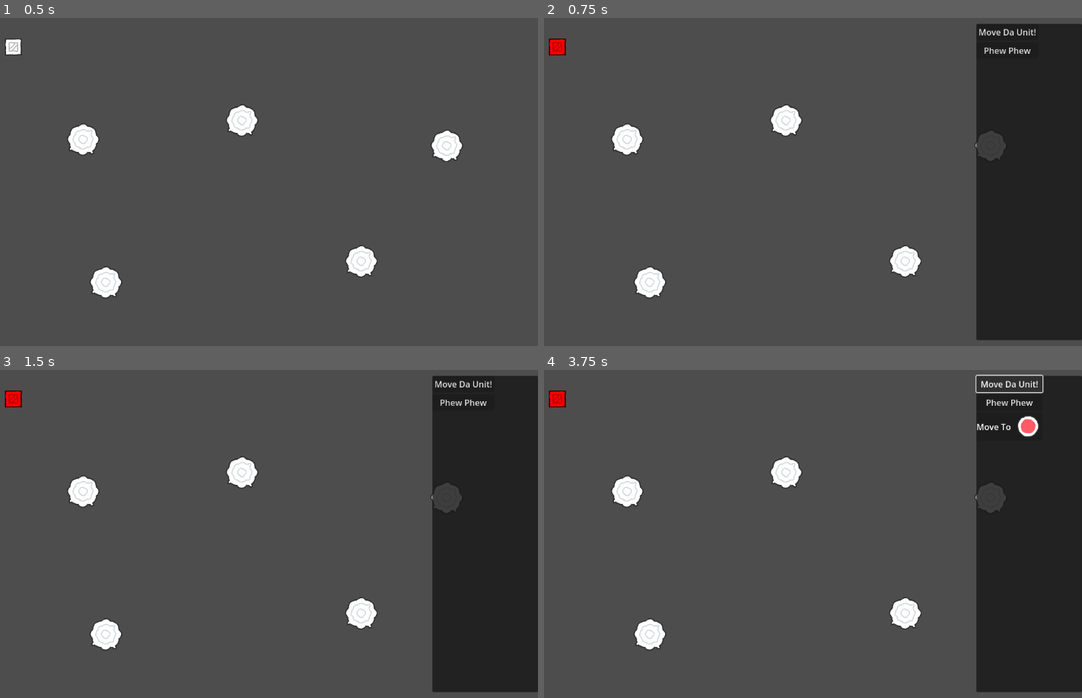
Above: before the commit, frames 1-4 (two rows, left to right).
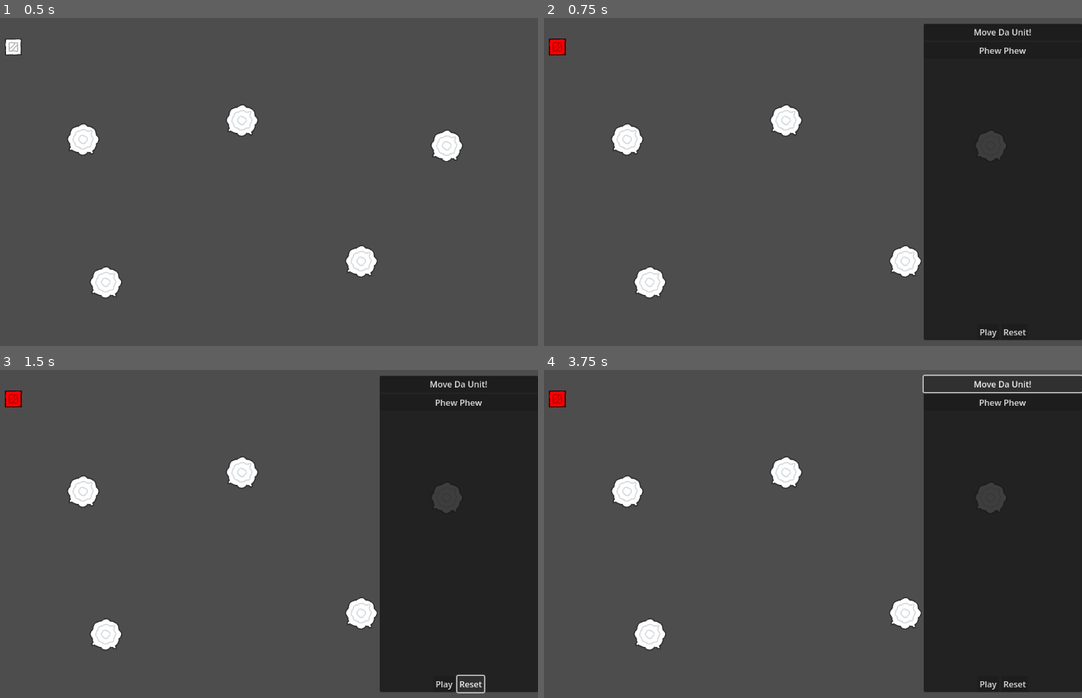
Above: after the commit, the same moments.

Repository: tefla/SpecialCirumstances
Game: Godot game, scene res://Game.tscn
Two runs of this game, one before a commit and one after it. Both use one fixed random seed, a clock stepped at 60 frames per second and the inputs below. Before the commit the project starts from res://Main.tscn.
Inputs (mouse positions are in pixels of both pictures, inside the frame that each line leads up to):
- Up to frame 1 (0.5 s): no input
- Up to frame 2 (0.75 s): tap Enter at 0.5 s; move the mouse to (554, 47) at 0.52 s; right-click (554, 47) at 0.6 s
- Up to frame 3 (1.5 s): click (468, 684) at 1.25 s, where only the run after the commit has a clickable "Reset"
- Up to frame 4 (3.75 s): click (990, 684) at 2 s, where only the run after the commit has a clickable "Play"; click (990, 684) at 2.75 s, where only the run after the commit has a clickable "Play"; click "Move Da Unit!" at 3.5 s

Frame 1 is identical in both runs. In frame 2, 9.7% of the frame differs, in the area x 70-92%, y 1-99%; in frame 3, 9.8%; in frame 4, 10%, in the area x 70-100%, y 1-99%.
Error after the commit: Invalid assignment of property or key 'instance_ui' with value of type 'PanelContainer (move_action.gd)' on a base object of type 'Resource (MoveActionScript)'…

Commit message:
Init Commit

Diff:
--- /dev/null
+++ b/Assets/Play.tscn
@@ -0,0 +1,7 @@
+[gd_scene load_steps=2 format=3 uid="uid://ys8xq6hqw5bt"]
+
+[ext_resource type="Texture2D" uid="uid://lcu18gc8jo87" path="res://Assets/play.png" id="1_6fufy"]
+
+[node name="Play" type="Sprite2D"]
+scale = Vector2(0.168, 0.17)
+texture = ExtResource("1_6fufy")
--- /dev/null
+++ b/Game.gd
@@ -0,0 +1,5 @@
+extends Node2D
+
+func _ready() -> void:
+	#$Player.set_movement_target(Vector2(100, 100))
+	pass
--- /dev/null
+++ b/Game.tscn
@@ -0,0 +1,32 @@
+[gd_scene load_steps=7 format=3 uid="uid://eyjao2ky0fku"]
+
+[ext_resource type="Script" path="res://Game.gd" id="1_qgg8q"]
+[ext_resource type="Script" path="res://camera_2d.gd" id="2_fuk7w"]
+[ext_resource type="PackedScene" uid="uid://ceowdcmcqhhc5" path="res://Scenes/InfoPanel.tscn" id="3_y3ahf"]
+[ext_resource type="PackedScene" uid="uid://bfeebesnnu1x1" path="res://Scenes/Level1.tscn" id="4_mmr57"]
+[ext_resource type="PackedScene" uid="uid://cy30xxeibl4ms" path="res://Scenes/Player.tscn" id="5_gj66s"]
+
+[sub_resource type="NavigationPolygon" id="NavigationPolygon_488gv"]
+vertices = PackedVector2Array(2625.94, 987.93, -1774.35, 961.047, -1856.64, -1353.05, 2613.05, -1377.94)
+polygons = Array[PackedInt32Array]([PackedInt32Array(0, 1, 2, 3)])
+outlines = Array[PackedVector2Array]([PackedVector2Array(-1867, -1363, 2623, -1388, 2636, 998, -1784, 971)])
+
+[node name="Game" type="Node2D"]
+script = ExtResource("1_qgg8q")
+
+[node name="Camera2D" type="Camera2D" parent="."]
+position = Vector2(8, 4)
+script = ExtResource("2_fuk7w")
+
+[node name="CanvasLayer" type="CanvasLayer" parent="Camera2D"]
+
+[node name="InfoPanel" parent="Camera2D/CanvasLayer" instance=ExtResource("3_y3ahf")]
+
+[node name="Level1" parent="." instance=ExtResource("4_mmr57")]
+position = Vector2(-410, -252)
+
+[node name="Player" parent="." instance=ExtResource("5_gj66s")]
+position = Vector2(-410, -252)
+
+[node name="NavigationRegion2D" type="NavigationRegion2D" parent="."]
+navigation_polygon = SubResource("NavigationPolygon_488gv")
--- a/Main.tscn
+++ /dev/null
@@ -1,24 +0,0 @@
-[gd_scene load_steps=6 format=3 uid="uid://eyjao2ky0fku"]
-
-[ext_resource type="Script" path="res://main.gd" id="1_630np"]
-[ext_resource type="PackedScene" uid="uid://bfeebesnnu1x1" path="res://Scenes/Level1.tscn" id="1_fl7hy"]
-[ext_resource type="Script" path="res://camera_2d.gd" id="2_lktu3"]
-[ext_resource type="PackedScene" uid="uid://cy30xxeibl4ms" path="res://Scenes/Player.tscn" id="4_fyugo"]
-[ext_resource type="PackedScene" uid="uid://ceowdcmcqhhc5" path="res://Scenes/InfoPanel.tscn" id="5_oh6pm"]
-
-[node name="Main" type="Node2D"]
-script = ExtResource("1_630np")
-
-[node name="Camera2D" type="Camera2D" parent="."]
-position = Vector2(8, 4)
-script = ExtResource("2_lktu3")
-
-[node name="CanvasLayer" type="CanvasLayer" parent="Camera2D"]
-
-[node name="InfoPanel" parent="Camera2D/CanvasLayer" instance=ExtResource("5_oh6pm")]
-
-[node name="Level1" parent="." instance=ExtResource("1_fl7hy")]
-position = Vector2(-410, -252)
-
-[node name="Player" parent="." instance=ExtResource("4_fyugo")]
-position = Vector2(-410, -252)
--- a/Resources/ActionDefs/Move.gd
+++ b/Resources/ActionDefs/Move.gd
@@ -1,2 +1,2 @@
-extends ActionDef
+extends ActionResource
 class_name MoveDef
--- a/Resources/ActionDefs/Move.tres
+++ b/Resources/ActionDefs/Move.tres
@@ -1,9 +1,11 @@
-[gd_resource type="Resource" script_class="MoveDef" load_steps=3 format=3 uid="uid://dy2t7m5wq2d5e"]
+[gd_resource type="Resource" script_class="MoveDef" load_steps=4 format=3 uid="uid://dy2t7m5wq2d5e"]
 
 [ext_resource type="PackedScene" uid="uid://bwe4bf5388nse" path="res://Scenes/MoveAction.tscn" id="1_h5ewq"]
+[ext_resource type="Script" path="res://Resources/ActionDefs/move_action_script.gd" id="1_hpaiw"]
 [ext_resource type="Script" path="res://Resources/ActionDefs/Move.gd" id="1_obvdv"]
 
 [resource]
 script = ExtResource("1_obvdv")
 name = "Move Da Unit!"
 action_ui = ExtResource("1_h5ewq")
+action_script = ExtResource("1_hpaiw")
--- /dev/null
+++ b/Resources/ActionDefs/move_action_script.gd
@@ -0,0 +1,8 @@
+extends Resource
+class_name MoveActionScript
+
+func _init() -> void:
+	print("In Move Action Script")
+
+func say_hi():
+	print("Howdy")
--- /dev/null
+++ b/Resources/CPU.gd
@@ -0,0 +1,41 @@
+extends Resource
+class_name CPU
+
+var instructions = []
+signal instruction_updated
+
+var ip = 0
+var timer: Timer
+var unit
+func _init(_unit) -> void:
+	unit = _unit
+	print("INIT!")
+	_setup_timer()
+
+func _setup_timer():
+	timer = Timer.new()
+	timer.autostart = false
+	timer.one_shot = false
+	timer.timeout.connect(_on_tick)
+	unit.add_child(timer)
+func append_instruction(_instruction):
+
+	print("Added Instruction")
+	instructions.append(_instruction)
+	instruction_updated.emit()
+
+func _on_tick():
+	print("TICK!")
+	ip = ip % instructions.size()
+	for i in instructions.size():
+		if i == ip:
+			instructions[i].instance_ui.modulate = Color.GREEN
+		else:
+			instructions[i].instance_ui.modulate = Color.WHITE
+	instructions[ip].instance_script.say_hi()
+	ip += 1
+
+func play():
+	timer.start(1.0)
+func reset():
+	timer.stop()
--- a/Scenes/InfoPanel.tscn
+++ b/Scenes/InfoPanel.tscn
@@ -3,7 +3,7 @@
 [ext_resource type="Script" path="res://Scenes/info_panel.gd" id="1_35p58"]
 
 [node name="InfoPanel" type="PanelContainer"]
-custom_minimum_size = Vector2(200, 600)
+custom_minimum_size = Vector2(300, 600)
 anchors_preset = 6
 anchor_left = 1.0
 anchor_top = 0.5
@@ -17,15 +17,42 @@
 layout_mode = 2
 
 [node name="VBoxContainer" type="VBoxContainer" parent="Panel"]
-layout_mode = 0
-offset_right = 40.0
-offset_bottom = 40.0
+layout_mode = 1
+anchors_preset = 15
+anchor_right = 1.0
+anchor_bottom = 1.0
+grow_horizontal = 2
+grow_vertical = 2
 
 [node name="ActionDefs" type="VBoxContainer" parent="Panel/VBoxContainer"]
 unique_name_in_owner = true
+custom_minimum_size = Vector2(100, 100)
 layout_mode = 2
 mouse_filter = 0
 
-[node name="Actions" type="VBoxContainer" parent="Panel/VBoxContainer"]
+[node name="ScrollContainer" type="ScrollContainer" parent="Panel/VBoxContainer"]
+custom_minimum_size = Vector2(0, 300)
+layout_mode = 2
+
+[node name="Actions" type="VBoxContainer" parent="Panel/VBoxContainer/ScrollContainer"]
 unique_name_in_owner = true
 layout_mode = 2
+
+[node name="Controls" type="HBoxContainer" parent="Panel/VBoxContainer"]
+layout_mode = 2
+size_flags_horizontal = 4
+size_flags_vertical = 10
+
+[node name="Play" type="Button" parent="Panel/VBoxContainer/Controls"]
+custom_minimum_size = Vector2(14, 14)
+layout_mode = 2
+text = "Play
+"
+expand_icon = true
+
+[node name="Reset" type="Button" parent="Panel/VBoxContainer/Controls"]
+layout_mode = 2
+text = "Reset"
+
+[connection signal="pressed" from="Panel/VBoxContainer/Controls/Play" to="." method="_on_play_pressed"]
+[connection signal="pressed" from="Panel/VBoxContainer/Controls/Reset" to="." method="_on_reset_pressed"]
--- a/Scenes/MoveAction.tscn
+++ b/Scenes/MoveAction.tscn
@@ -1,6 +1,7 @@
-[gd_scene load_steps=3 format=3 uid="uid://bwe4bf5388nse"]
+[gd_scene load_steps=4 format=3 uid="uid://bwe4bf5388nse"]
 
 [ext_resource type="Texture2D" uid="uid://bdoa0omefmwou" path="res://Assets/tilesheet.png" id="1_krskd"]
+[ext_resource type="Script" path="res://Scenes/move_action.gd" id="1_nx5j3"]
 
 [sub_resource type="AtlasTexture" id="AtlasTexture_ctcl8"]
 atlas = ExtResource("1_krskd")
@@ -10,6 +11,8 @@
 offset_left = 129.0
 offset_right = 129.0
 offset_bottom = 53.0
+script = ExtResource("1_nx5j3")
+target_position = Vector2(50, 50)
 
 [node name="Items" type="HBoxContainer" parent="."]
 layout_mode = 2
@@ -18,6 +21,11 @@
 layout_mode = 2
 text = "Move To"
 
+[node name="Coords" type="Label" parent="Items"]
+unique_name_in_owner = true
+layout_mode = 2
+text = "[0, 0]"
+
 [node name="SelectPosition" type="TextureRect" parent="Items"]
 layout_mode = 2
 texture = SubResource("AtlasTexture_ctcl8")
--- a/Scenes/Player.tscn
+++ b/Scenes/Player.tscn
@@ -22,5 +22,9 @@
 [node name="Sprite2D" type="Sprite2D" parent="."]
 texture = ExtResource("1_pb0xj")
 
+[node name="NavigationAgent2D" type="NavigationAgent2D" parent="."]
+avoidance_enabled = true
+radius = 33.81
+
 [connection signal="mouse_entered" from="." to="." method="_on_mouse_entered"]
 [connection signal="mouse_exited" from="." to="." method="_on_mouse_exited"]
--- a/Scenes/Tree.tscn
+++ b/Scenes/Tree.tscn
@@ -14,3 +14,6 @@
 
 [node name="Sprite2D" type="Sprite2D" parent="."]
 texture = ExtResource("2_sm241")
+
+[node name="NavigationObstacle2D" type="NavigationObstacle2D" parent="."]
+radius = 41.44
--- a/Scenes/info_panel.gd
+++ b/Scenes/info_panel.gd
@@ -1,13 +1,18 @@
 extends PanelContainer
 
+var unit: Player
 
 # Called when the node enters the scene tree for the first time.
 func _ready() -> void:
 	visible = false
 	GameManager.selection_changed.connect(_on_selection_changed)
 
-func _on_selection_changed():
-	if GameManager.selected:
+func _on_selection_changed(_unit: Player):
+	if unit:
+		unit.cpu.instruction_updated.disconnect(_on_cpu_instructions_changed)
+	unit = _unit
+	if unit:
+		unit.cpu.instruction_updated.connect(_on_cpu_instructions_changed)
 		_show_selected_unit_info()
 		visible = true
 	else:
@@ -22,13 +27,29 @@
 	for child in %ActionDefs.get_children():
 		child.queue_free()
 
-	for action in GameManager.selected.Actions:
+	for action in unit.Actions:
 		var button = Button.new()
 		button.text = action.name
 		var onclick = func _on_click():
 			print("Hello")
-			var newAction = action.action_ui.instantiate()
-			%Actions.add_child(newAction)
+			var newAction = action.create()
+			unit.cpu.append_instruction(newAction)
+			# %Actions.add_child(newAction)
 		print("Hello")
 		button.pressed.connect(onclick)
 		%ActionDefs.add_child(button)
+
+func _on_cpu_instructions_changed():
+	for instruction in unit.cpu.instructions:
+		#%Actions.remove_child(instruction.ui)
+		%Actions.add_child(instruction.instance_ui)
+
+
+func _on_play_pressed() -> void:
+	if unit:
+		unit.cpu.play()
+
+
+func _on_reset_pressed() -> void:
+	if unit:
+		unit.cpu.reset()
--- /dev/null
+++ b/Scenes/move_action.gd
@@ -0,0 +1,13 @@
+extends PanelContainer
+
+@export var target_position: Vector2
+
+# Called when the node enters the scene tree for the first time.
+func _ready() -> void:
+	target_position = Vector2(randi() % 800 - 400, randi() % 600 - 300)
+	%Coords.text = "[%s, %s]" % [target_position.x, target_position.y]
+
+
+# Called every frame. 'delta' is the elapsed time since the previous frame.
+func _process(delta: float) -> void:
+	pass
--- /dev/null
+++ b/Scripts/action.gd
@@ -0,0 +1,7 @@
+extends Resource
+class_name Action
+
+var instance_ui
+
+func init():
+	pass
--- a/Scripts/action_resource.gd
+++ b/Scripts/action_resource.gd
@@ -1,16 +1,11 @@
 extends Resource
-class_name ActionDef
+class_name ActionResource
 
-@export var name = "Default Action Def"
+@export var name = "Default Action Resource"
 @export var action_ui: Resource
+@export var action_script: Resource
 
-
-
-# Called when the node enters the scene tree for the first time.
-func _ready() -> void:
-	pass # Replace with function body.
-
-
-# Called every frame. 'delta' is the elapsed time since the previous frame.
-func _process(delta: float) -> void:
-	pass
+func create():
+	var inst = action_script.new()
+	inst.instance_ui = action_ui.instantiate()
+	return inst
--- a/Scripts/player.gd
+++ b/Scripts/player.gd
@@ -10,15 +10,41 @@
 
 @export var Actions: Array[Resource] = []
 
+var cpu = preload("res://Resources/CPU.gd").new(self)
 
-func _physics_process(delta: float) -> void:
-	if position.distance_to(destination) > 5 :
-		var dir = position.direction_to(destination)
-		velocity = dir * SPEED + bounce
+var movement_speed: float = 200.0
+var movement_target_position: Vector2
 
-		var colls = move_and_collide(velocity * delta)
-		if colls:
-			print(colls)
+@onready var navigation_agent: NavigationAgent2D = $NavigationAgent2D
+func _ready():
+	movement_target_position = position
+	# These values need to be adjusted for the actor's speed
+	# and the navigation layout.
+	navigation_agent.path_desired_distance = 4.0
+	navigation_agent.target_desired_distance = 4.0
+
+	# Make sure to not await during _ready.
+	actor_setup.call_deferred()
+func actor_setup():
+	# Wait for the first physics frame so the NavigationServer can sync.
+	await get_tree().physics_frame
+
+	# Now that the navigation map is no longer empty, set the movement target.
+	set_movement_target(movement_target_position)
+
+func set_movement_target(movement_target: Vector2):
+	navigation_agent.target_position = movement_target
+
+func _physics_process(delta):
+	if navigation_agent.is_navigation_finished():
+		return
+
+	var current_agent_position: Vector2 = global_position
+	var next_path_position: Vector2 = navigation_agent.get_next_path_position()
+
+	velocity = current_agent_position.direction_to(next_path_position) * movement_speed
+	move_and_slide()
+
 
 # Called every frame. 'delta' is the elapsed time since the previous frame.
 func _process(delta: float) -> void:
--- a/game_manager.gd
+++ b/game_manager.gd
@@ -2,15 +2,15 @@
 
 var selected: Player
 
-signal selection_changed
+signal selection_changed(selected: Player)
 
 
 func set_selected(unit):
 	selected = unit
-	selection_changed.emit()
+	selection_changed.emit(selected)
 func deselect():
 	selected = null
-	selection_changed.emit()
+	selection_changed.emit(selected)
 
 # Called when the node enters the scene tree for the first time.
 func _ready() -> void:
--- a/main.gd
+++ /dev/null
@@ -1 +0,0 @@
-extends Node2D
--- a/project.godot
+++ b/project.godot
@@ -11,7 +11,7 @@
 [application]
 
 config/name="Special Circumstances"
-run/main_scene="res://Main.tscn"
+run/main_scene="res://Game.tscn"
 config/features=PackedStringArray("4.3", "Forward Plus")
 config/icon="res://Assets/icon.svg"
 
Binary file added: Assets/play.png
Not shown, added: Assets/play.png.import
Binary file added: Assets/reset.png
Not shown, added: Assets/reset.png.import
